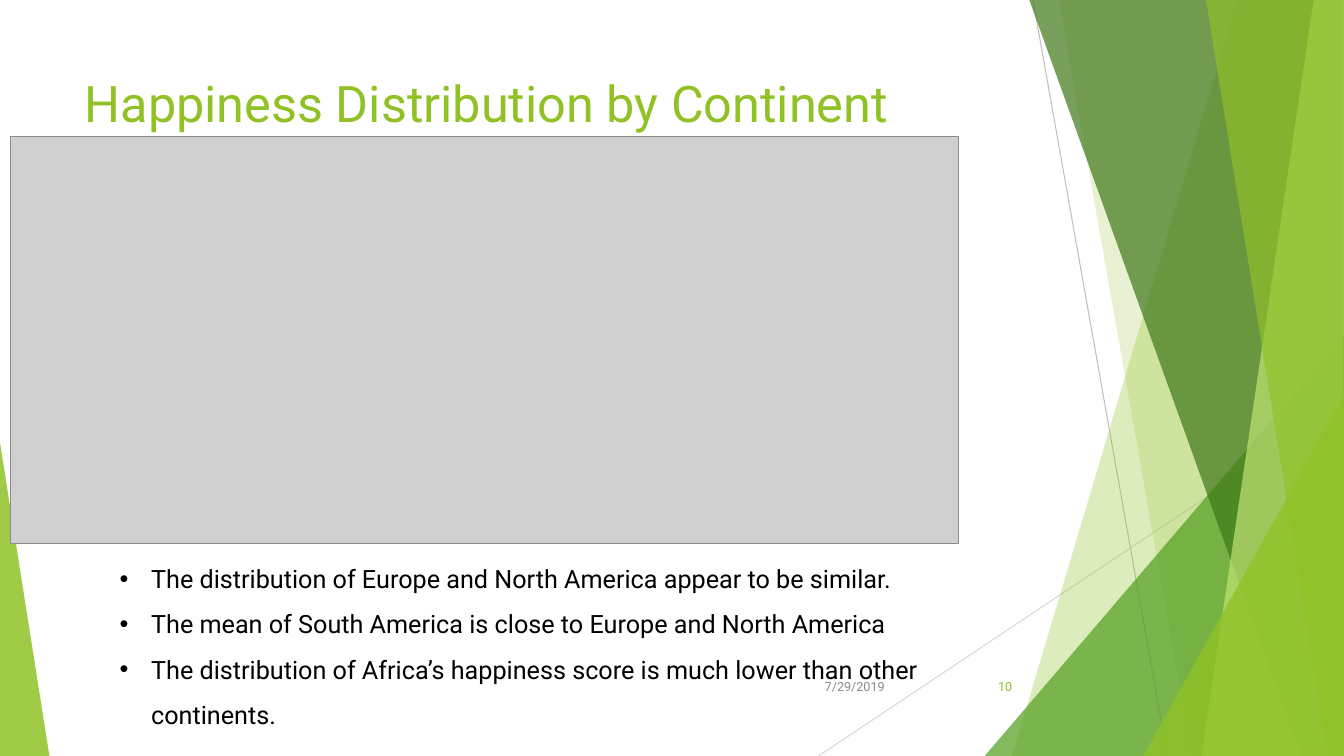
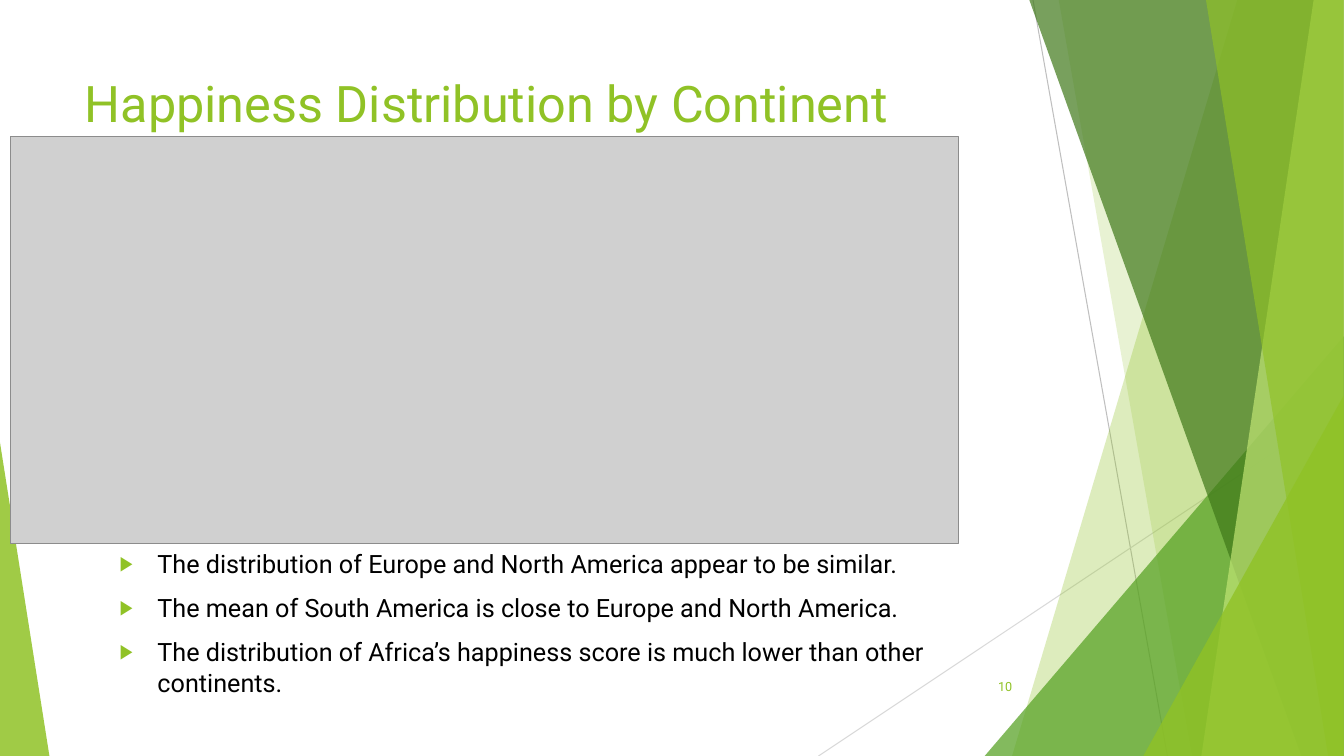
Before and after one commit to Kika000/Project-1, a slide deck: slide 10 of What Makes the World Happy.pptx. Drawn at 1344x756 pixels with LibreOffice and Linux fonts; fonts in the diff are those of the drawing; grey boxes stand for pictures. Boxes give left, top, right and bottom in pixels: in the first picture for what was removed or moved away, otherwise in the second. Text is boxed around its words. In the diff, an @@ line names an element or a change of style, - is before the commit and + after.

```diff
--- a/What Makes the World Happy.pptx
+++ b/What Makes the World Happy.pptx
@@ text at (157,554,923,693): bullet • to ▶; line spacing 1.5 to 1; more space between paragraphs @@
@@ text at (157,598,898,622): text changed @@
-• The mean of South America is close to Europe and North America
+▶ The mean of South America is close to Europe and North America.
@@ text removed at (825,679,885,692) @@
-7/29/2019
```
Also in this commit, not shown: 25 other slides changed, 11 other files.
